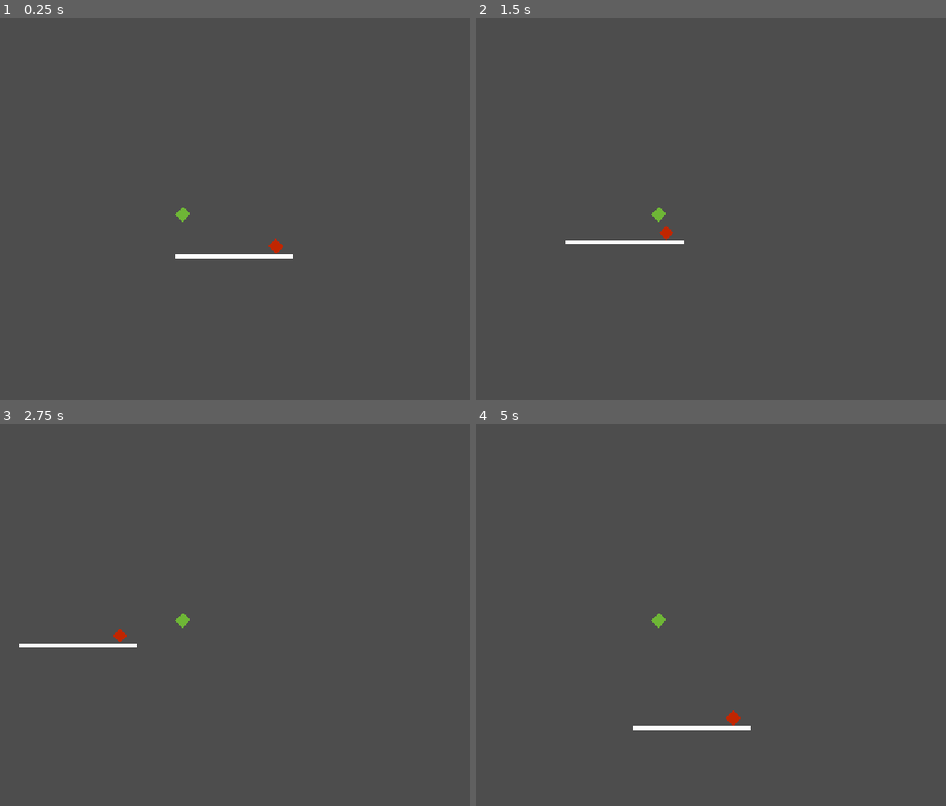
Above: before the commit, frames 1-4 (two rows, left to right).
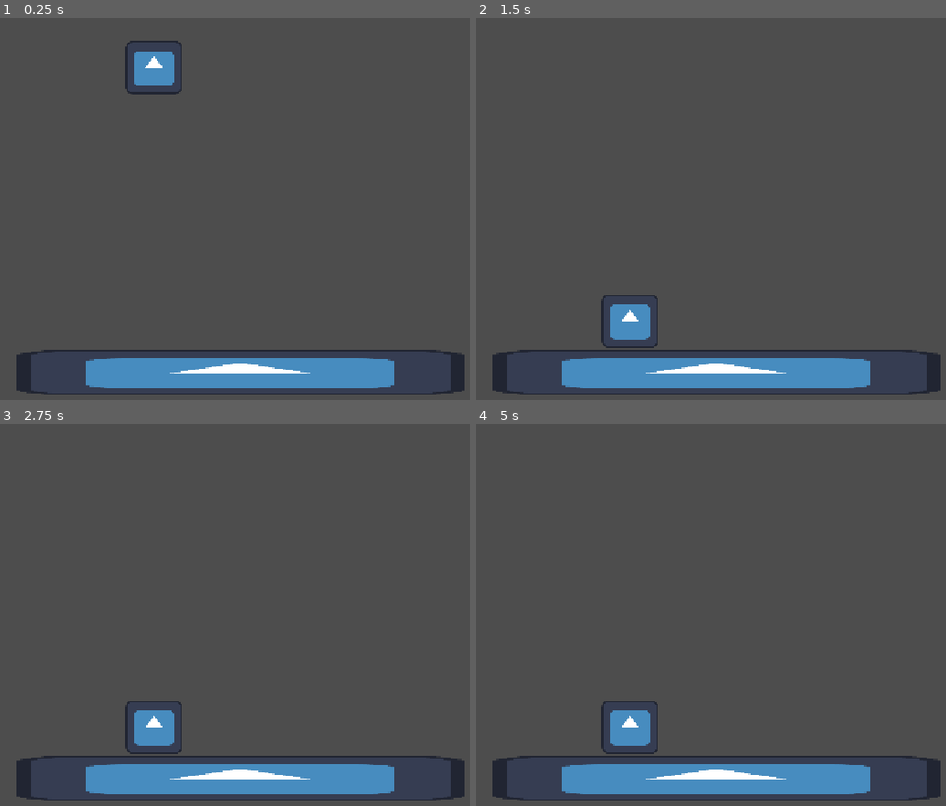
Above: after the commit, the same moments.

Repository: losanders6891/godotStuff
Game: Godot game, scene res://scenes/node_2d.tscn
The game is run twice, just before and just after one commit, with the same random seed, the same clock (stepped at 60 frames per second) and the same inputs. Before the commit the project starts from res://scenes/levels/l_test_level.tscn.
Inputs:
- Up to frame 1 (0.25 s): no input
- Up to frame 2 (1.5 s): hold D (right) 0.53-1.28 s; tap Enter at 1.25 s; hold S (backward) from 1.28 s (still down)
- Up to frame 3 (2.75 s): tap Space at 2 s; release S (backward) at 2.03 s; hold D (right) from 2.03 s (still down)
- Up to frame 4 (5 s): tap Enter at 2.75 s; release D (right) at 2.78 s; hold W (forward) 2.78-3.53 s; hold A (left) from 3.53 s (still down); tap Tab (menu, bound only after the commit) at 4.15 s

The runs differ from the first frame. In frame 1, 7.8% of the frame differs, in the area x 3-99%, y 5-99%; in frame 2, 7.8%; in frame 3, 7.8%; in frame 4, 7.8%.

Commit message:
did more gui shit and started battle gui
yeah

Diff:
--- /dev/null
+++ b/worse-hell/Battle UI/Battle UI.tscn
@@ -0,0 +1,37 @@
+[gd_scene format=3 uid="uid://3883s7odhc38"]
+
+[node name="BattleUi" type="Control" unique_id=1379686063]
+layout_mode = 3
+anchors_preset = 15
+anchor_right = 1.0
+anchor_bottom = 1.0
+grow_horizontal = 2
+grow_vertical = 2
+
+[node name="GridContainer" type="GridContainer" parent="." unique_id=2001471372]
+layout_mode = 1
+anchors_preset = -1
+offset_left = 101.0
+offset_top = 81.0
+offset_right = 324.0
+offset_bottom = 124.0
+theme_override_constants/h_separation = 2
+columns = 3
+
+[node name="Button" type="Button" parent="GridContainer" unique_id=1374350435]
+layout_mode = 2
+size_flags_horizontal = 3
+size_flags_vertical = 3
+text = "Attack"
+
+[node name="Button2" type="Button" parent="GridContainer" unique_id=479345385]
+layout_mode = 2
+size_flags_horizontal = 3
+size_flags_vertical = 3
+text = "Ability"
+
+[node name="Button3" type="Button" parent="GridContainer" unique_id=1101914664]
+layout_mode = 2
+size_flags_horizontal = 3
+size_flags_vertical = 3
+text = "Item"
--- a/worse-hell/project.godot
+++ b/worse-hell/project.godot
@@ -46,6 +46,11 @@
 , Object(InputEventKey,"resource_local_to_scene":false,"resource_name":"","device":-1,"window_id":0,"alt_pressed":false …(186 unchanged characters)…
 ]
 }
+menu={
+"deadzone": 0.2,
+"events": [Object(InputEventKey,"resource_local_to_scene":false,"resource_name":"","device":16,"window_id":0,"alt_pressed":false,"shift_pressed":false,"ctrl_pressed":false,"meta_pressed":false,"pressed":false,"keycode":0,"physical_keycode":4194306,"key_label":0,"unicode":0,"location":0,"echo":false,"script":null)
+]
+}
 
 [layer_names]
 
@@ -59,4 +64,5 @@
 
 [rendering]
 
+textures/canvas_textures/default_texture_filter=0
 rendering_device/driver.windows="d3d12"
--- /dev/null
+++ b/worse-hell/zanetestnode.gd
@@ -0,0 +1,12 @@
+extends Control
+
+
+# Called when the node enters the scene tree for the first time.
+func _ready() -> void:
+	pass # Replace with function body.
+
+
+# Called every frame. 'delta' is the elapsed time since the previous frame.
+func _process(delta: float) -> void:
+	if Input.is_action_just_pressed("menu"):
+		visible = !visible;
--- a/worse-hell/zanetestnode.tscn
+++ b/worse-hell/zanetestnode.tscn
@@ -112,33 +112,3 @@
 [node name="Label" type="Label" parent="MarginContainer/VBoxContainer/TabContainer/three/PanelContainer2" unique_id=1570370348]
 layout_mode = 2
 text = "three two"
-
-[node name="MenuButton" type="MenuButton" parent="." unique_id=1208446688]
-layout_mode = 1
-anchors_preset = -1
-anchor_left = 0.001
-anchor_top = -0.001
-anchor_right = 0.001
-anchor_bottom = -0.001
-offset_left = 523.236
-offset_top = 210.515
-offset_right = 609.236
-offset_bottom = 241.515
-text = "The menu"
-switch_on_hover = true
-item_count = 1
-popup/item_0/text = "menu 1"
-popup/item_0/checkable = 2
-popup/item_0/id = 0
-
-[node name="Tree" type="Tree" parent="." unique_id=1072941525]
-layout_mode = 1
-anchors_preset = -1
-anchor_left = 0.007
-anchor_top = -0.016
-anchor_right = 0.007
-anchor_bottom = -0.016
-offset_left = 508.652
-offset_top = 88.24
-offset_right = 626.652
-offset_bottom = 180.24
--- /dev/null
+++ b/worse-hell/zanetestnode2.tscn
@@ -0,0 +1,16 @@
+[gd_scene format=3 uid="uid://opeuop63am0p"]
+
+[ext_resource type="PackedScene" uid="uid://c65suf21qvnyh" path="res://zanetestnode.tscn" id="1_yxeqe"]
+[ext_resource type="Script" uid="uid://ds5ql041q2548" path="res://zanetestnode.gd" id="2_a3f4n"]
+
+[node name="Zanetestnode2" type="Node2D" unique_id=1562391566]
+
+[node name="Camera2D" type="Camera2D" parent="." unique_id=841310199]
+position = Vector2(576, 324)
+
+[node name="zanes ui bullshit" parent="." unique_id=649495162 instance=ExtResource("1_yxeqe")]
+offset_left = 59.0
+offset_top = 103.0
+offset_right = 59.0
+offset_bottom = 103.0
+script = ExtResource("2_a3f4n")
Not shown: 1 places in worse-hell/scenes/levels/idk.tscn that only renumber resources
Not shown: 1 places in worse-hell/scenes/levels/l_test_level.tscn that only renumber resources
Binary file added: worse-hell/sprites/misc/placehold.png
Not shown, added: worse-hell/sprites/misc/placehold.png.import
Not shown, added: worse-hell/zanetestnode.gd.uid
